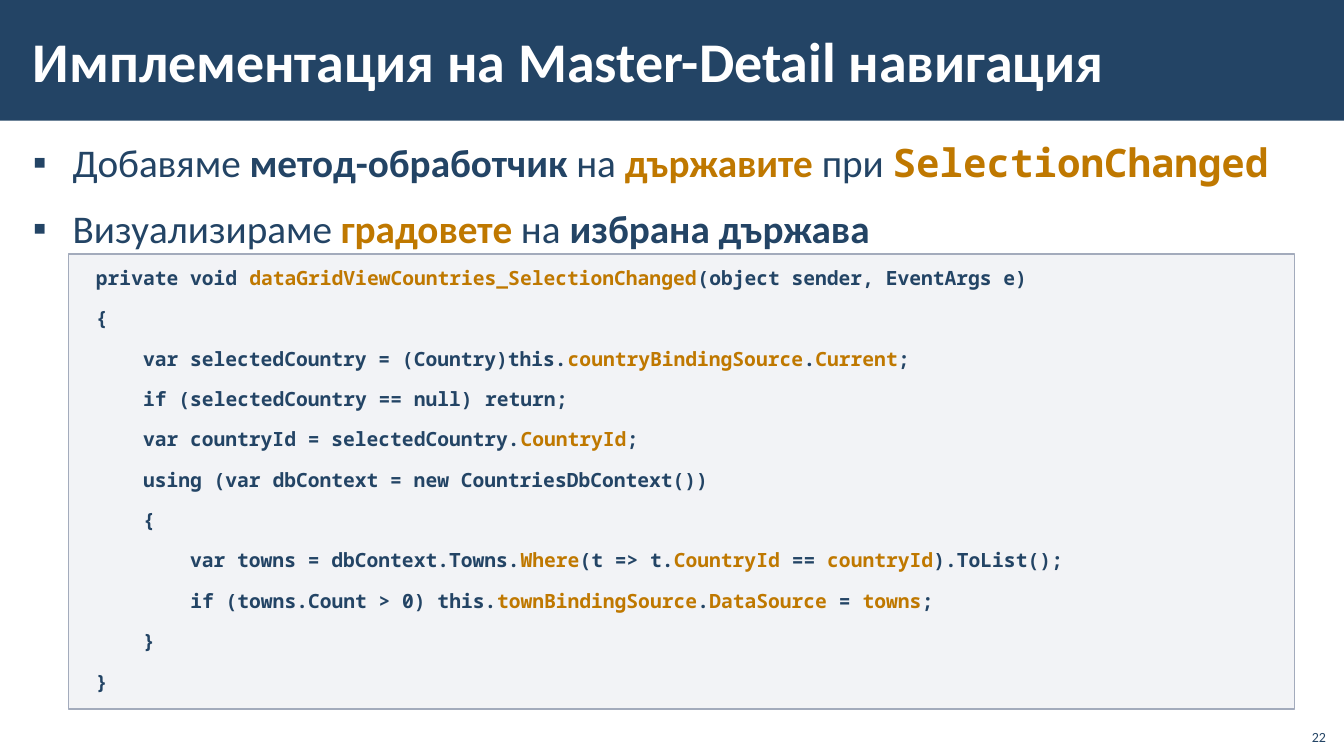
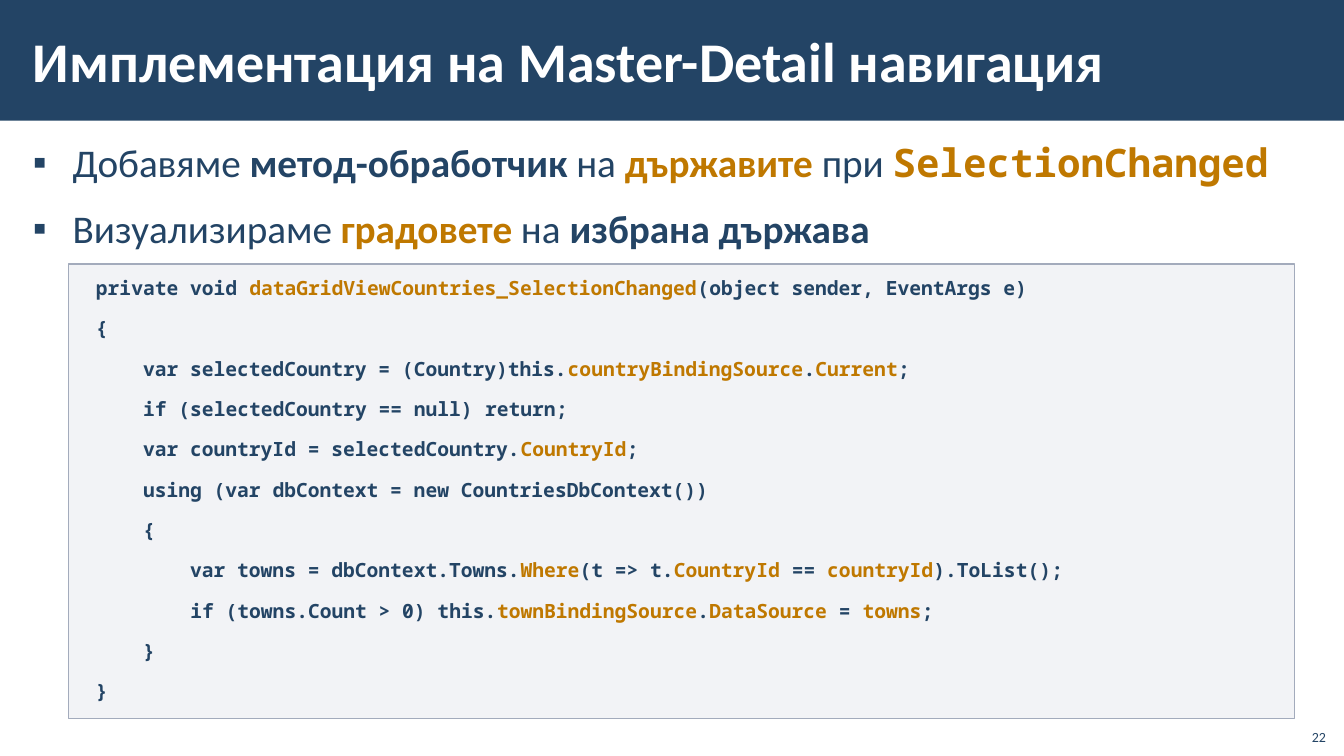
Before and after one commit to BG-IT-Edu/School-Programming, a slide deck: slide 22 of Courses/Software-Sciences/Module-4-Information-Systems-New/08-Navigation-between-Tables/08-Navigation-between-Tables.pptx. Drawn at 1344x756 pixels with LibreOffice and Linux fonts; fonts in the diff are those of the drawing; background and template pictures are left out. Boxes give left, top, right and bottom in pixels: in the first picture for what was removed or moved away, otherwise in the second. Text is boxed around its words. In the diff, an @@ line names an element or a change of style, - is before the commit and + after.

```diff
--- a/Courses/Software-Sciences/Module-4-Information-Systems-New/08-Navigation-between-Tables/08-Navigation-between-Tables.pptx
+++ b/Courses/Software-Sciences/Module-4-Information-Systems-New/08-Navigation-between-Tables/08-Navigation-between-Tables.pptx
@@ rectangle "private void dataGridViewCountries_SelectionChanged(object s ...": place and size @@
-rectangle "private void dataGridViewCountries_SelectionChanged(object s ..." at bbox=[69, 254, 1296, 709]
+rectangle "private void dataGridViewCountries_SelectionChanged(object s ..." at bbox=[69, 264, 1296, 719]
```
Also in this commit, not shown: 2 other slides changed.
